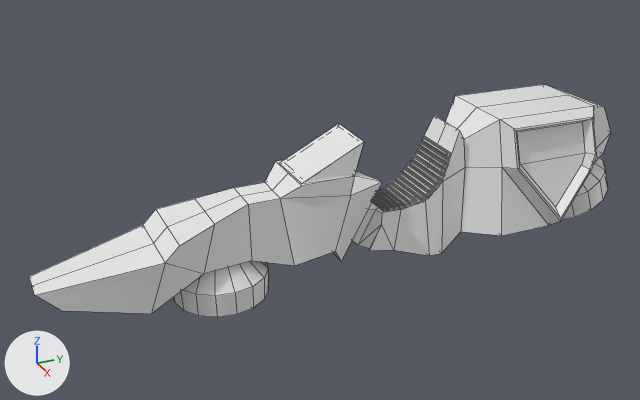
One commit to the FBX model Assets/Art/3D/Models/Environment/Ground/Vehicles/EnvironmentMotorcycle002_Mesh.FBX: the scene before it, then after it.
The view is the same before and after, from a camera (50 mm lens) standing at (0.0583, -0.0313, 0.0363) and looking at (-0.001, -0.0047, 0.0066). The lights are fixed; the arrows at lower left show +X, +Y and +Z. Mesh edges are drawn as thin lines. Where no turn or scale is listed for an object, it has been applied to the vertices.

In view in the first picture: 'EnvironmentMotorcycle002_Mesh'.
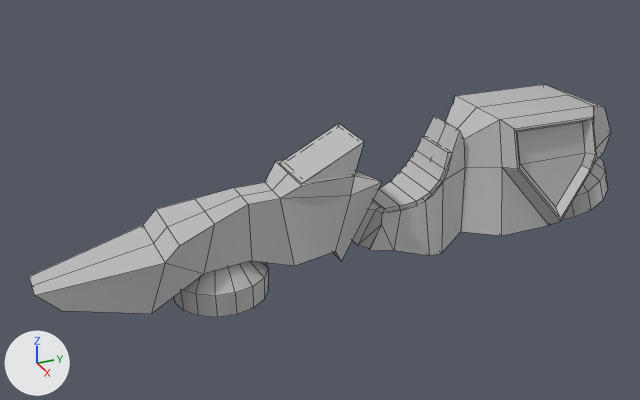
The newer file is also turned or shifted as a whole; pictures and numbers use the older file's frame.

The change, as JSON lines over the scene's bpy script:
```json
{"op": "add", "block": "mat_lambert2", "code": ["mat_lambert2 = principled_material('lambert2')", "mat_lambert2.base_color = (0.5, 0.5, 0.5)  # grey #bcbcbc"]}
{"block": "me_untitled_010", "where": "# used by ob_environmentmotorcycle002_mesh; location = (0.0, 0.0, 0.0)"}
{"op": "remove", "block": "me_untitled_010", "code": "me_untitled_010.from_pydata(...)  # 756 vertices, 690 faces; spans x -0.0067..0.0067, y -0.0275..0.0228, z 0.0007..0.0129"}
{"op": "add", "block": "me_untitled_010", "code": "me_untitled_010.from_pydata(...)  # 376 vertices, 353 faces; spans x -0.0067..0.0067, y -0.0275..0.0228, z 0.0007..0.0129"}
{"block": "me_untitled_010", "change": "me_untitled_010 part 1: a new loose piece of 28 vertices spanning x -0.0024..0.0024, y -0.0004..0.0057, z 0.0058..0.0102, in mat_lambert2 (grey #bcbcbc)"}
{"block": "me_untitled_010", "change": "me_untitled_010 part 2: 17 loose pieces with 408 vertices, spanning x -0.0024..0.0024, y -0.0003..0.0056, z 0.0059..0.0102, are deleted"}
{"op": "add", "block": "me_untitled_010", "code": "me_untitled_010.materials.append(mat_lambert2)  # grey #bcbcbc"}
```

Location of each change, [x1, y1, x2, y2] in pixels of the pictures (640 x 400 px):
```json
{"part": 1, "of": "me_untitled_010", "change": "added", "after": [372, 136, 451, 212]}
{"part": 2, "of": "me_untitled_010", "change": "deleted", "before": [372, 136, 451, 211]}
```
